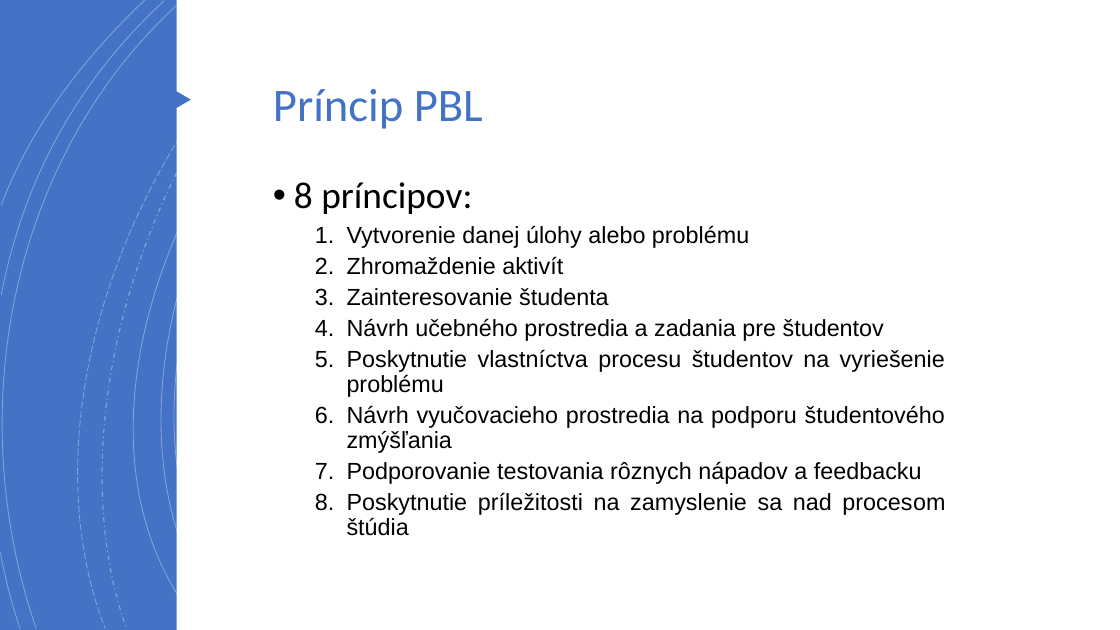
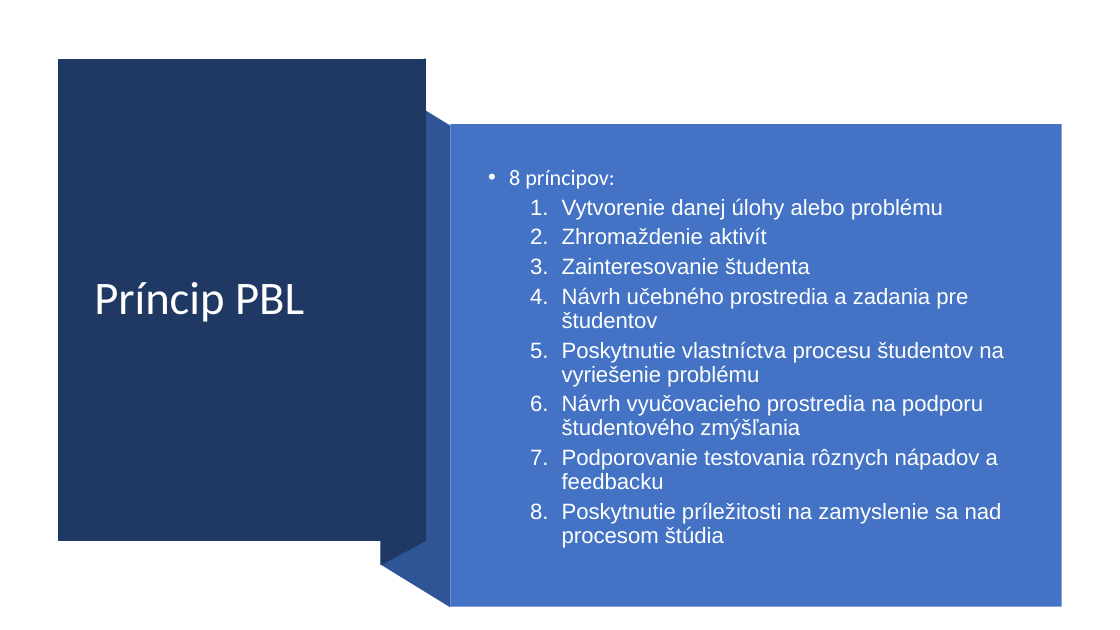
Before and after one commit to TomasTomcany/MIP-clanok, a slide deck: slide 4 of prezentácia/Využitie virtuálneho prostredia vo vzdelávaní Informačných technológií pomocou.pptx. Drawn at 1120x630 pixels with LibreOffice and Linux fonts; fonts in the diff are those of the drawing. Boxes give left, top, right and bottom in pixels: in the first picture for what was removed or moved away, otherwise in the second. Text is boxed around its words. In the diff, an @@ line names an element or a change of style, - is before the commit and + after.

```diff
--- a/prezentácia/Využitie virtuálneho prostredia vo vzdelávaní Informačných technológií pomocou.pptx
+++ b/prezentácia/Využitie virtuálneho prostredia vo vzdelávaní Informačných technológií pomocou.pptx
@@ group removed at box(0, 0, 1117, 630): 12 freeform shapes @@
@@ rectangle removed at box(176, 0, 1120, 630) @@
@@ freeform shape: place and size @@
-freeform shape at box(92, 0, 391, 628)
+freeform shape at box(58, 59, 425, 542)
@@ freeform shape at box(58, 59, 425, 542): fill none to #203864; outline #FFFFFF 0.75 pt to none @@
@@ freeform shape added at box(381, 58, 425, 565), fill #203864 @@
@@ triangle removed at box(168, 85, 191, 113) @@
@@ freeform shape added at box(381, 83, 450, 608), fill #2F5597 @@
@@ title "Príncip PBL": place and size @@
-title "Príncip PBL" at box(273, 89, 483, 129)
+title "Príncip PBL" at box(94, 282, 304, 322)
@@ title "Príncip PBL" at box(94, 282, 304, 322): text colour #4472C4 to #FFFFFF; vertical alignment top to middle @@
@@ rectangle: place and size @@
-rectangle at box(0, 0, 1120, 630)
+rectangle at box(450, 124, 1062, 607)
@@ text "8 príncipov:": place and size @@
-text "8 príncipov:" at box(294, 182, 945, 536)
+text "8 príncipov:" at box(509, 170, 1004, 548)
@@ text "8 príncipov:" at box(509, 170, 1004, 548): size 32 to 19 pt in "8 príncipov:"; text colour #000000 to #FEFFFF, size 20 to 19 pt; alignment justified to left; vertical alignment top to middle @@
```
Also in this commit, not shown: 2 other slides changed, 5 other files.
